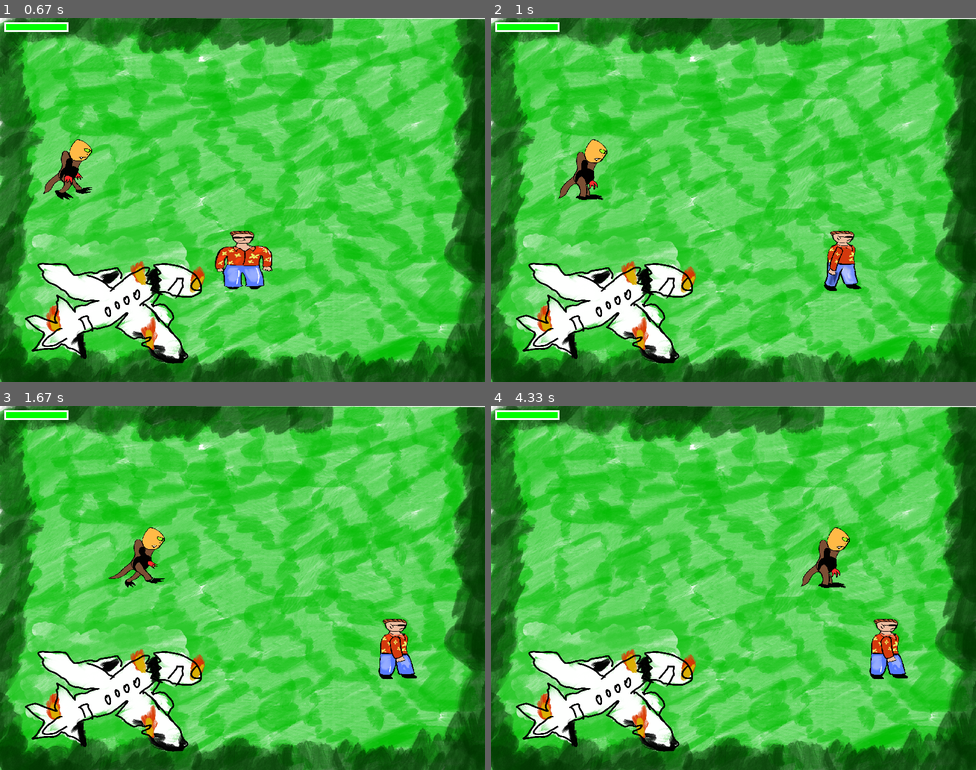
Above: before the commit, frames 1-4 (two rows, left to right).
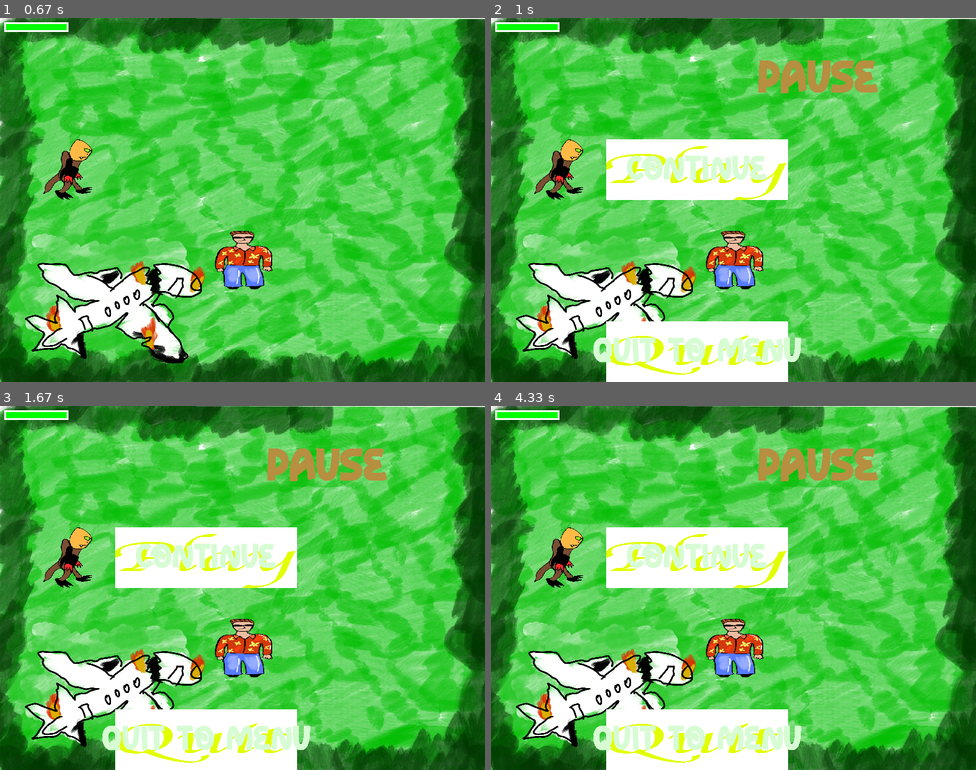
Above: after the commit, the same moments.

Repository: sartep1996/Final_Project_PyGame
Game: pygame game, started from main_menu.py
Two runs of this game, one before a commit and one after it. Both use one fixed random seed, a clock stepped at 60 frames per second and the inputs below.
Inputs (mouse positions are in pixels of both pictures, inside the frame that each line leads up to):
- Up to frame 1 (0.67 s): click "PLAY" at 0.38 s
- Up to frame 2 (1 s): hold P from 0.67 s (still down); hold D from 0.67 s (still down); move the mouse to (714, 214) at 0.7 s
- Up to frame 3 (1.67 s): release P at 1.13 s; release D at 1.13 s; click (203, 558) at 1.22 s, where only the run after the commit has a clickable "CONTINUE"
- Up to frame 4 (4.33 s): no input

Frame 1 is identical in both runs. In frame 2, 17% of the frame differs, in the area x 8-80%, y 11-100%; in frame 3, 17%; in frame 4, 18%, in the area x 8-86%, y 11-100%.

Commit message:
working on pause function

Diff:
--- a/main_menu.py
+++ b/main_menu.py
@@ -8,7 +8,6 @@
 
 BACKGROUNG = pg.image.load('Images/Background/menu_background.png')
 
-from main_play import main_game_lvl_1
 from button import Button
 
 
@@ -17,6 +16,7 @@
 
 
 def main_menu():
+    from main_play import main_game_lvl_1
     while True:
         SCREEN.blit(BACKGROUNG, (0, 0))
 
@@ -61,4 +61,6 @@
 
         pg.display.update()
 
-main_menu()
+
+if __name__ == "__main__":
+    main_menu()
--- a/main_play.py
+++ b/main_play.py
@@ -1,4 +1,5 @@
 import pygame as pg
+from pause import pause
 
 
 def main_game_lvl_1():
@@ -28,6 +29,7 @@
     plane_b_object_rect = plane_b_object.get_rect()
     plane_b_object_rect.topleft = (40, 400)
 
+    paused = False
 
     run = True
     while run:
@@ -36,6 +38,12 @@
         for event in pg.event.get():
             if event.type == pg.QUIT:
                 run = False
+            if event.type == pg.KEYDOWN:
+                if event.key == pg.K_p:
+                    paused = not paused
+
+        if paused:
+            pause(screen)
 
         player.player_update(screen)
 
@@ -70,3 +78,6 @@
         pg.display.update()
 
     pg.quit()
+
+if __name__ == "__main__":
+    main_game_lvl_1()
--- /dev/null
+++ b/pause.py
@@ -0,0 +1,58 @@
+import pygame as pg
+from button import Button
+from main_menu import main_menu, SCREEN
+
+
+
+
+def pause(screen):
+    pg.init()
+    paused = True
+
+    def get_font(size): # Returns Press-Start-2P in the desired size
+        return pg.font.Font('assets/fonts/Rhuma Sinera Regular.ttf', size)
+
+
+
+    PAUSE_MENU_MOUSE_POS = pg.mouse.get_pos()
+
+    PAUSE_MENU_TEXT = get_font(100).render("PAUSE", True, "#b68f40")
+    PAUSE_MENU_RECT = PAUSE_MENU_TEXT.get_rect(center=(540, 100))
+
+    play_image_raw = pg.image.load("assets/fonts/Play Butto for game.png")
+    play_image = pg.transform.scale(play_image_raw.convert_alpha(), (300, 100))
+
+    quit_image_raw = pg.image.load("assets/fonts/Quit button for game.png")
+    quit_image = pg.transform.scale(quit_image_raw.convert_alpha(), (300, 100))
+
+    CONTINUE_BUTTON = Button(play_image, pos=(340, 250),
+                text_input="CONTINUE", font=get_font(75), base_color="#d7fcd4", hovering_color="Black")
+
+
+    QUIT_TO_MENU = Button(quit_image, pos=(340, 550),
+                text_input="QUIT TO MENU", font=get_font(75), base_color="#d7fcd4", hovering_color="Black")
+
+
+    SCREEN.blit(PAUSE_MENU_TEXT, PAUSE_MENU_RECT)
+
+    while paused:
+        for event in pg.event.get():
+            if event.type == pg.QUIT:
+                pg.quit()
+            if event.type == pg.MOUSEBUTTONDOWN:
+                if CONTINUE_BUTTON.checkForInput(PAUSE_MENU_MOUSE_POS):
+                    pause(screen)
+
+                if QUIT_TO_MENU.checkForInput(PAUSE_MENU_MOUSE_POS):
+                    return
+
+        screen.blit(PAUSE_MENU_TEXT, PAUSE_MENU_RECT)
+        CONTINUE_BUTTON.update(screen)
+        QUIT_TO_MENU.update(screen)
+
+        pg.display.update()
+
+
+
+if __name__ == "__main__":
+    pause()
